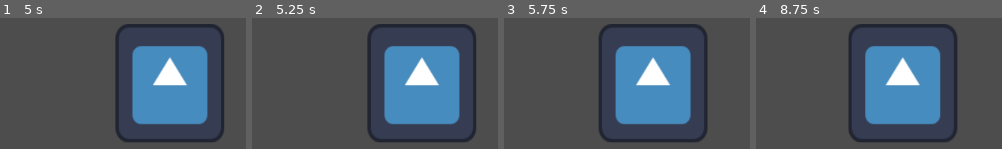
Above: before the commit, frames 1-4 (left to right).
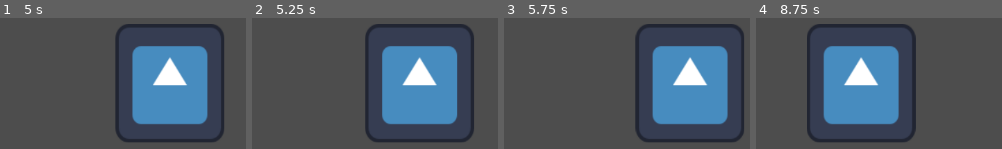
Above: after the commit, the same moments.

Repository: DBaldwin8/Game-Jam-91
Game: Godot game, scene res://scenes/npc/npc_body.tscn
The game is run twice, just before and just after one commit, with the same random seed, the same clock (stepped at 60 frames per second) and the same inputs. The project has no main scene, so this scene is started directly. The engine's default icon, where the game draws it, is replaced by a stand-in: a white triangle on a blue panel in a dark square.
Inputs:
- Up to frame 1 (5 s): tap Enter at 2.75 s; tap Space at 3.5 s
- Up to frame 2 (5.25 s): no input
- Up to frame 3 (5.75 s): no input
- Up to frame 4 (8.75 s): tap Enter at 5.75 s; tap Space at 8 s

Frame 1 is identical in both runs. In frame 2, 4.9% of the frame differs, in the area x 45-92%, y 5-95%; in frame 3, 25%; in frame 4, 27%, in the area x 20-82%, y 4-95%.

Commit message:
code corrected to respect chance of steal being a float, all new code commented.

Diff:
--- a/scenes/npc/npc_body.gd
+++ b/scenes/npc/npc_body.gd
@@ -24,7 +24,7 @@
 var direction = "right" # For ease of readability.
 ## The pixels per a draw that NPCs move. Suggested 200
 @export var npc_speed : int
-## Chance float in 100. Suggested 0.05
+## Chance from 0 to float to steal. Suggested 0.05
 @export var chance_of_steal : float
 ## Chance from 0 to float. Suggested 0.1.
 @export var chance_to_stand_still : float
@@ -33,11 +33,11 @@
 ## enter as thief, visitor or guard
 @export var npc_type : String
 
-var heist_target = 1
-var escaping = false
+var heist_target = 2 # number of painting a thief will attempt to steal before escaping
+var escaping = false # state for if thief is currently escaping
 
 func _process(delta: float) -> void: # delta = time between frames, keeps speed same.
-	if !escaping :
+	if !escaping : # escaping check, to continue the same direction.
 		var random_num = randf() # random number between 0 and 1 inclussive.
 		if random_num < chance_to_stand_still:
 			movement = 0
@@ -50,21 +50,23 @@
 				movement = npc_speed * 1 # Positive moves right
 	position.x += movement * delta # Updates the current x axis position of npc.
 
+	# Condensed descending if tree to single check.
+	# if the NPC is a thief, not moving and timer is 0...
 	if npc_type == "thief" && self.movement == 0 && $Timer.is_stopped() :
-		var random_steal_num = randi_range(0,100)
-		if random_steal_num < chance_of_steal:
-			steal_painting()
-			heist_target -= 1
+		var random_steal_num = randf() # A random float 0-1
+		if random_steal_num < chance_of_steal: # If that number is less than the chance to steal
+			steal_painting() # steal painting emits signal
+			heist_target -= 1 # heist target number is reduced
 			if heist_target <= 0:
-				escape()
+				escape() # if 0 RUN AWAY!
 			else:
-				$Timer.start()
+				$Timer.start() # else restart timer to steal next painting
 # NEEDS TO PASS PAINTING LATER ON.
 
 func escape():
-	escaping = true
-	var random_escape_direction = 0.5
+	escaping = true # updates state which later skips default change direction behaviour
+	var random_escape_direction = 0.5 # chance of which direction always 50/50
 	movement = npc_speed * +1 if random_escape_direction < 0.5 else npc_speed * -1
-
+	# This movement speed is set and continues until thief escapes.
 func steal_painting():
 	SignalHub.emit_stolen_painting() # Call to emit signal.
